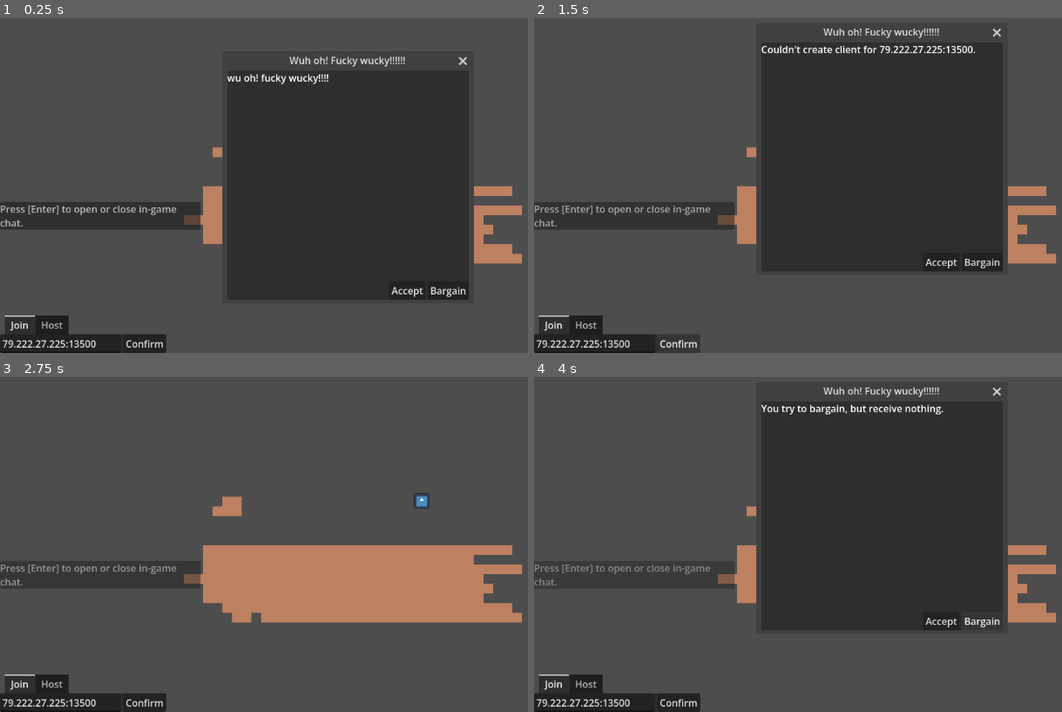
Above: before the commit, frames 1-4 (two rows, left to right).
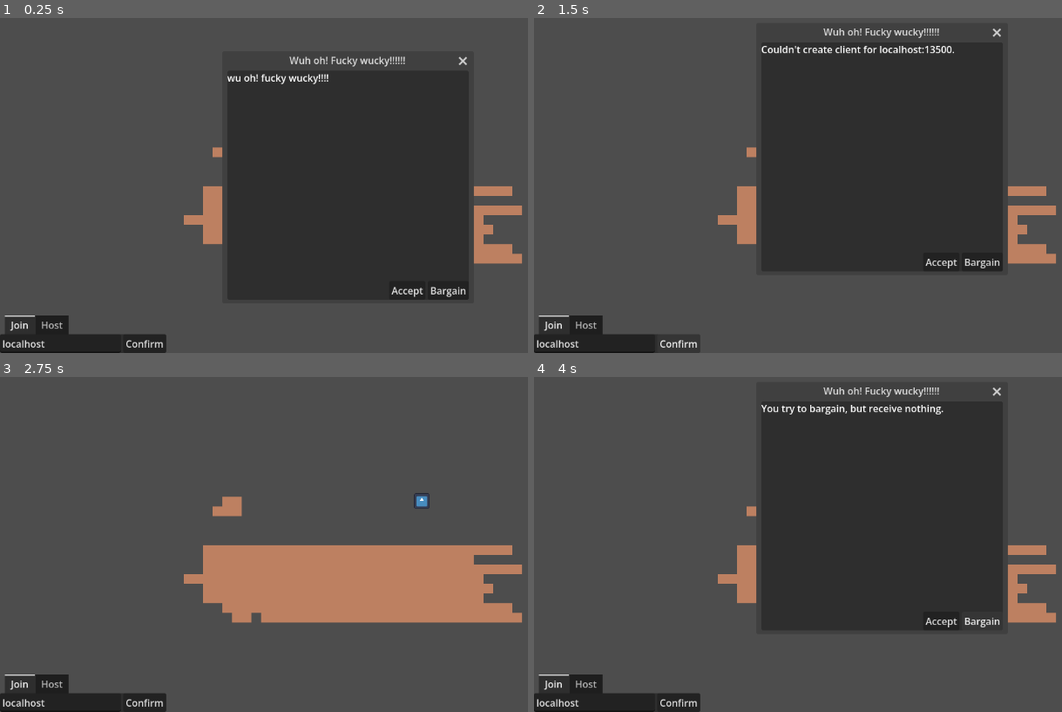
Above: after the commit, the same moments.

Repository: stacktrace-error/chunk-terrain
Game: Godot game, scene res://main_menu.tscn
Two runs of this game, one before a commit and one after it. Both use one fixed random seed, a clock stepped at 60 frames per second and the inputs below. The engine's default icon, where the game draws it, is replaced by a stand-in: a white triangle on a blue panel in a dark square.
Inputs:
- Up to frame 1 (0.25 s): no input
- Up to frame 2 (1.5 s): click "Accept" at 0.5 s; click "Confirm" at 1.25 s
- Up to frame 3 (2.75 s): click "Accept" at 2 s
- Up to frame 4 (4 s): click "Confirm" at 2.75 s; click "Bargain" at 3.5 s

The runs differ from the first frame. In frame 1, 3.1% of the frame differs, in the area x 0-38%, y 54-99%; in frame 2, 3.4%, in the area x 0-84%, y 8-99%; in frame 3, 0.6%; in frame 4, 0.6%.

Commit message:
unbreak chat

Diff:
--- a/main_menu.tscn
+++ b/main_menu.tscn
@@ -38,7 +38,7 @@
 custom_minimum_size = Vector2(200, 0)
 layout_mode = 2
 size_flags_horizontal = 3
-text = "79.222.27.225:13500"
+text = "localhost"
 placeholder_text = "ex. \"127.0.0.1\""
 emoji_menu_enabled = false
 
--- a/multiplayer/chat.gd
+++ b/multiplayer/chat.gd
@@ -14,7 +14,7 @@
 const recent_fade_time : float = 10
 
 func _ready() -> void:
-	show_recent()
+	Multiplayer.game_started.connect(show)
 
 func _unhandled_input(event: InputEvent) -> void:
 	if Input.is_action_just_pressed("chat"): full = !full
--- a/multiplayer/chat.tscn
+++ b/multiplayer/chat.tscn
@@ -5,6 +5,7 @@
 [sub_resource type="Theme" id="Theme_adcgs"]
 
 [node name="Chat" type="Control" unique_id=1229468243]
+visible = false
 layout_mode = 3
 anchors_preset = 15
 anchor_right = 1.0
@@ -80,3 +81,4 @@
 layout_mode = 2
 
 [connection signal="text_submitted" from="Full/PanelContainer/VBoxContainer/ChatInput" to="." method="_on_chat_input_text_submitted"]
+[connection signal="visibility_changed" from="Recent" to="." method="show_recent"]
--- a/multiplayer/multiplayer.gd
+++ b/multiplayer/multiplayer.gd
@@ -1,7 +1,7 @@
 extends Node
 
+signal game_started
 signal hosted
-
 signal connection_status_changed(to:MultiplayerPeer.ConnectionStatus)
 
 const default_port : int = 13500
@@ -36,6 +36,7 @@
 
 			DisplayServer.window_set_title.call_deferred("hosting")
 			hosted.emit()
+			game_started.emit()
 
 
 func join_parse_port(address:String) -> void:
@@ -51,7 +52,9 @@
 		ERR_ALREADY_IN_USE: ErrorPopup.show_with("Multiplayer peer already in use.")
 		OK:
 			multiplayer.multiplayer_peer = peer
-			DisplayServer.window_set_title.call_deferred("joined")
+			DisplayServer.window_set_title.call_deferred("joining")
+			multiplayer.connected_to_server.connect(game_started.emit)
+
 
 
 func add_player(id : int = 1) -> void:
--- a/multiplayer/network_panel.gd
+++ b/multiplayer/network_panel.gd
@@ -1,8 +1,7 @@
 extends Control
 
 func _ready() -> void:
-	Multiplayer.hosted.connect(hide)
-	multiplayer.connected_to_server.connect(hide)
+	Multiplayer.game_started.connect(hide)
 
 	var args : Dictionary[String, String] = Util.launch_args
 	if "host" in args: Multiplayer.host_parse_port(args["host"])
@@ -14,7 +13,7 @@
 func _on_join_submit() -> void:
 	Multiplayer.join_parse_port(%JoinAddress.text)
 
-func update_status(status:MultiplayerPeer.ConnectionStatus):
+func update_status(status:MultiplayerPeer.ConnectionStatus) -> void:
 	%StatusText.show()
 	match status:
 		MultiplayerPeer.CONNECTION_DISCONNECTED: %StatusText.text = "Not Connected."
